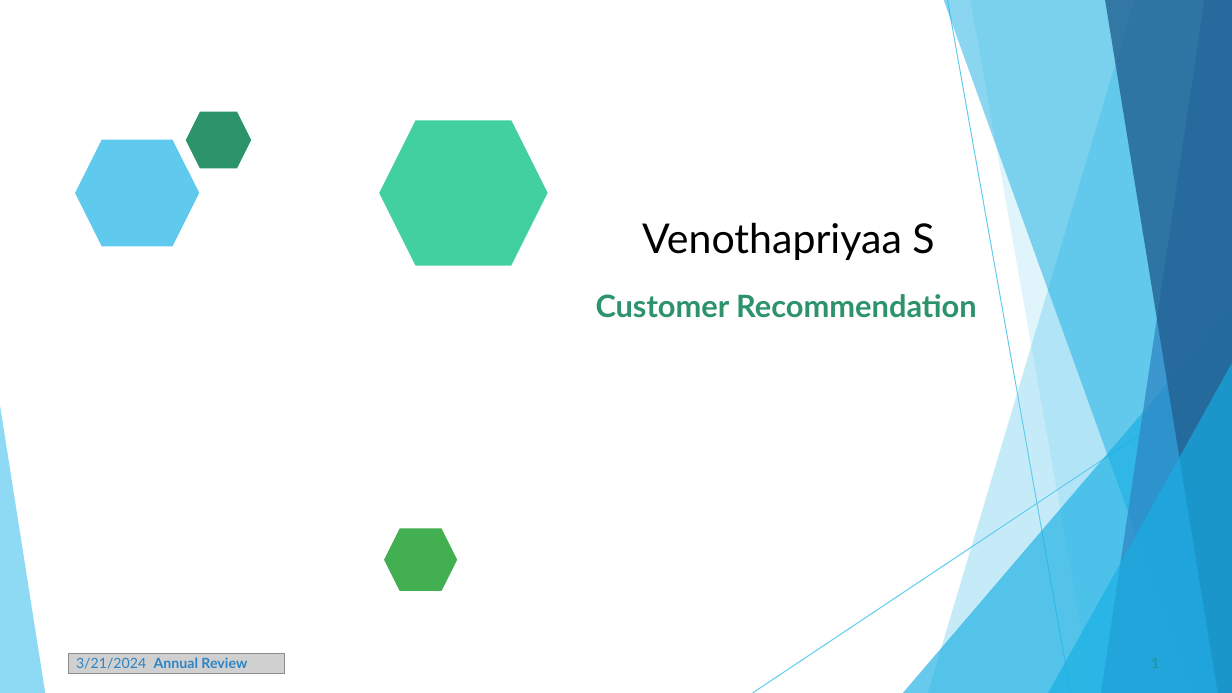
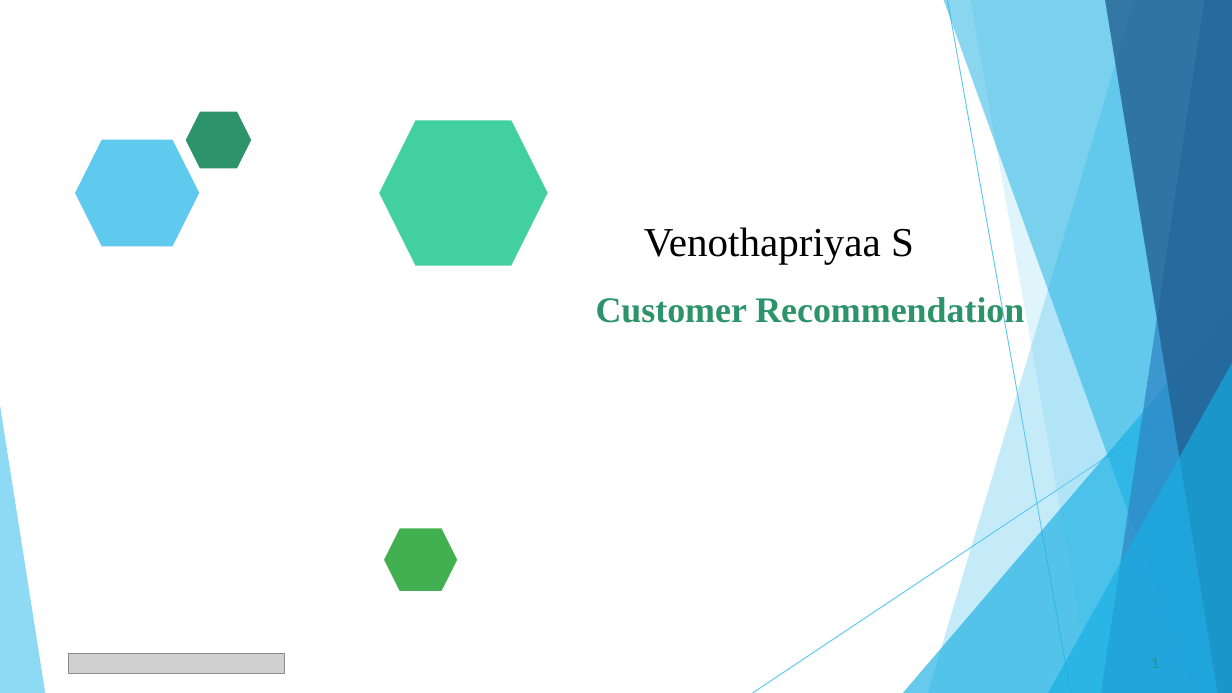
Before and after one commit to Venotha-2004/Naanmuthalvan, a slide deck: slide 1 of CUSTOMER_RECOMMENDATIONS.pptx. Drawn at 1232x693 pixels with LibreOffice and Linux fonts; fonts in the diff are those of the drawing; grey boxes stand for pictures. Boxes give left, top, right and bottom in pixels: in the first picture for what was removed or moved away, otherwise in the second. Text is boxed around its words. In the diff, an @@ line names an element or a change of style, - is before the commit and + after.

```diff
--- a/CUSTOMER_RECOMMENDATIONS.pptx
+++ b/CUSTOMER_RECOMMENDATIONS.pptx
@@ text "Venothapriyaa S" at [644, 227, 914, 264]: font Lato to Times New Roman @@
@@ text "Customer Recommendation" at [596, 294, 1024, 329]: size 24 to 28 pt, font Lato to Times New Roman @@
@@ text removed at [76, 657, 247, 669] @@
-3/21/2024 Annual Review
```
Also in this commit, not shown: 7 other slides changed, 2 slides added, 2 slides removed.
